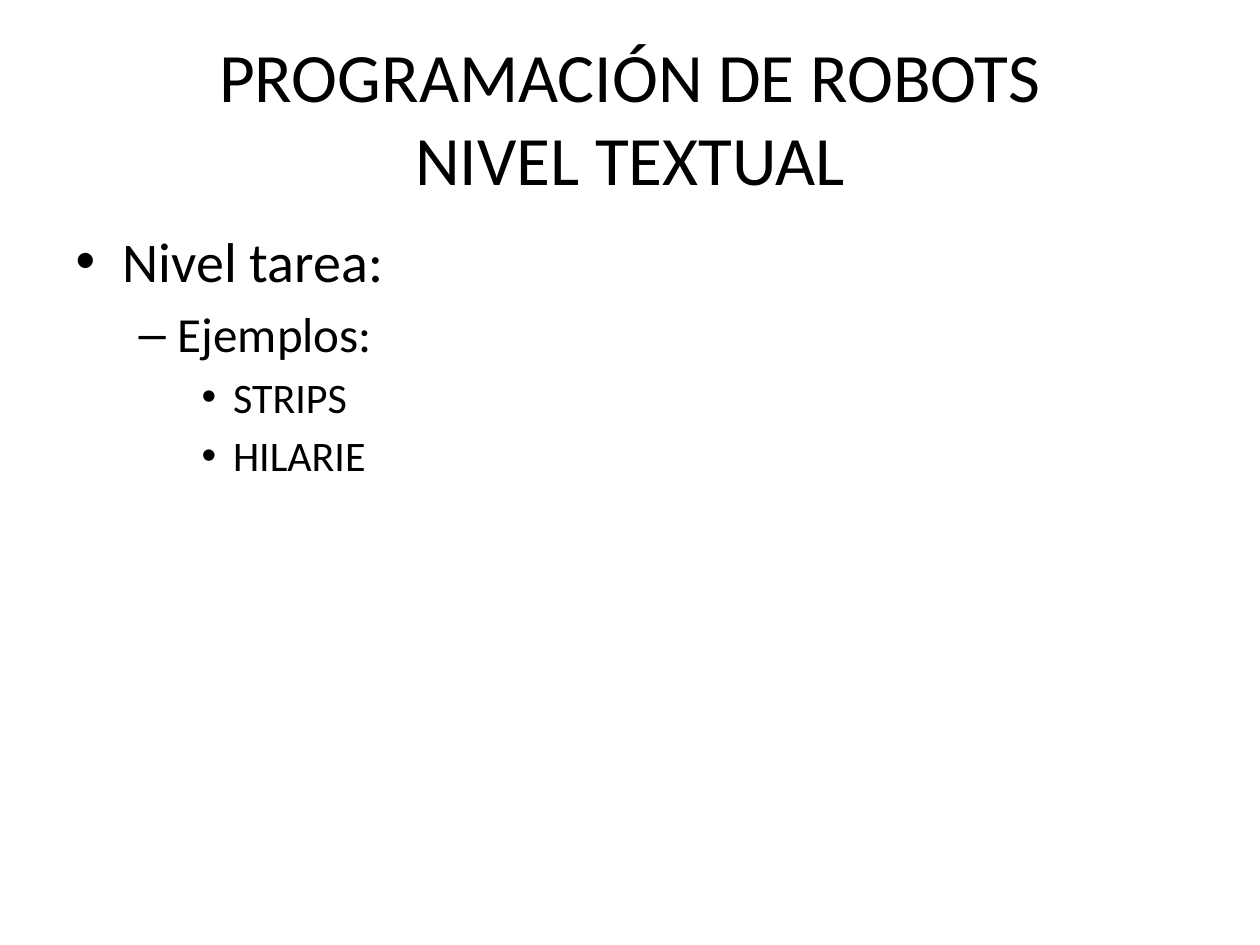
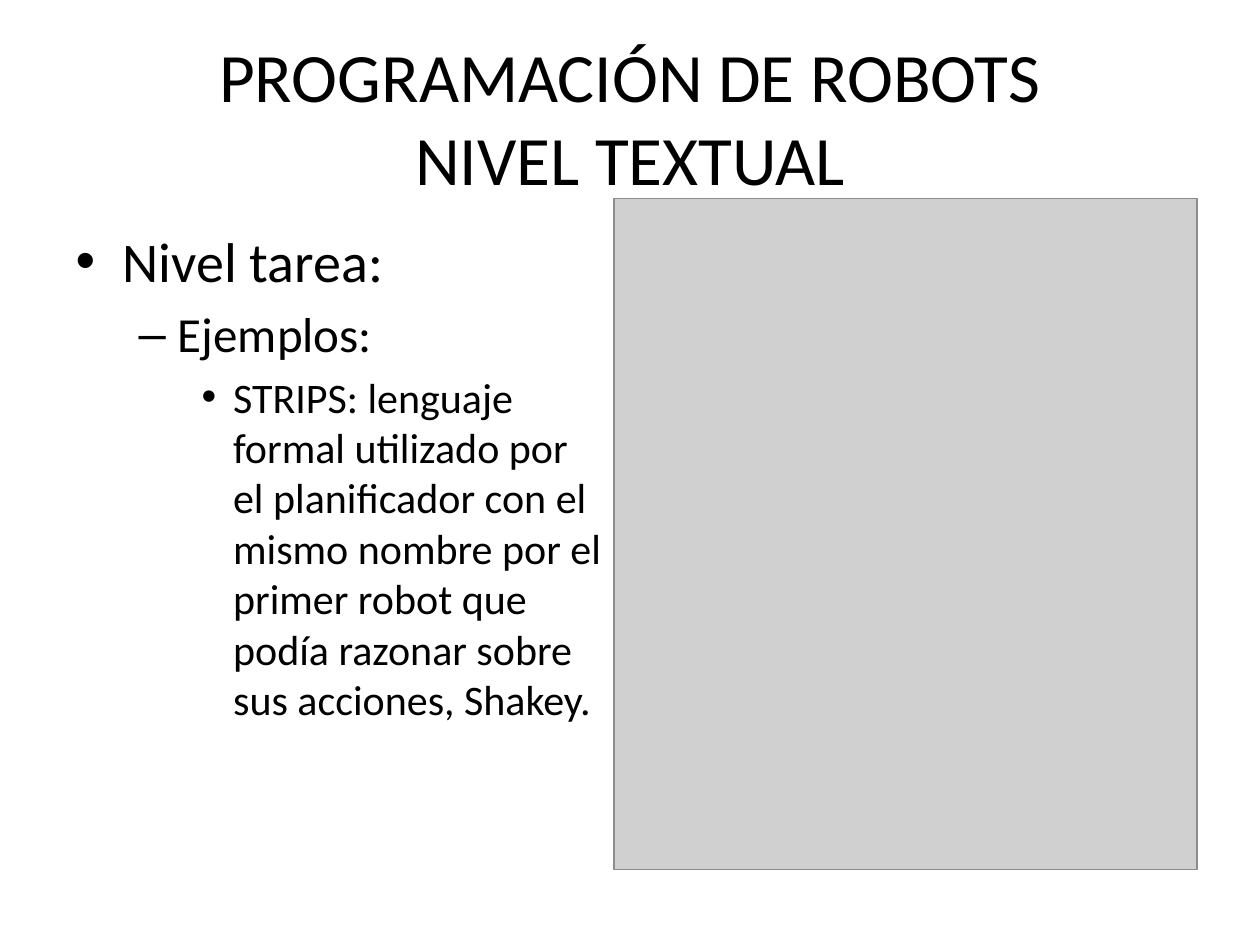
Before and after one commit to yerimattilatvala/DLP, a slide deck: slide 10 of P2/Presentacion.pptx. Drawn at 1260x945 pixels with LibreOffice and Linux fonts; fonts in the diff are those of the drawing; grey boxes stand for pictures. Boxes give left, top, right and bottom in pixels: in the first picture for what was removed or moved away, otherwise in the second. Text is boxed around its words. In the diff, an @@ line names an element or a change of style, - is before the commit and + after.

```diff
--- a/P2/Presentacion.pptx
+++ b/P2/Presentacion.pptx
@@ picture added at (x1=614, y1=198, x2=1197, y2=869) @@
@@ text at (x1=233, y1=383, x2=601, y2=722): text changed @@
-    • STRIPS
-    • HILARIE
+    • STRIPS: lenguaje formal utilizado por el planificador con el mismo nombre por el primer robot que podía razonar sobre sus acciones, Shakey.
```
Also in this commit, not shown: 7 other slides changed, 3 other files.
